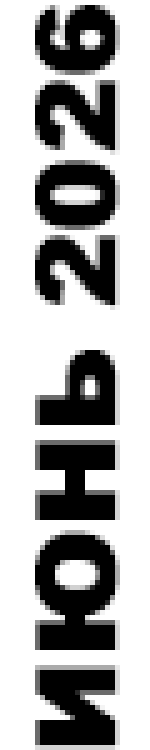
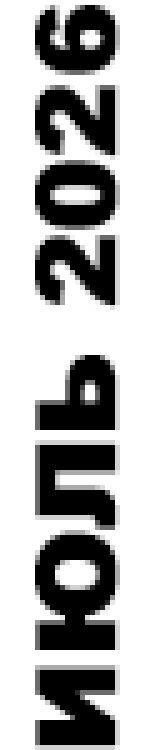
Layered file, before and after one edit (150×750). Changes by layer:
renamed "ИЮНЬ 2026" to "ИЮЛЬ 2026", painted on it over [35, 80, 120, 530]
